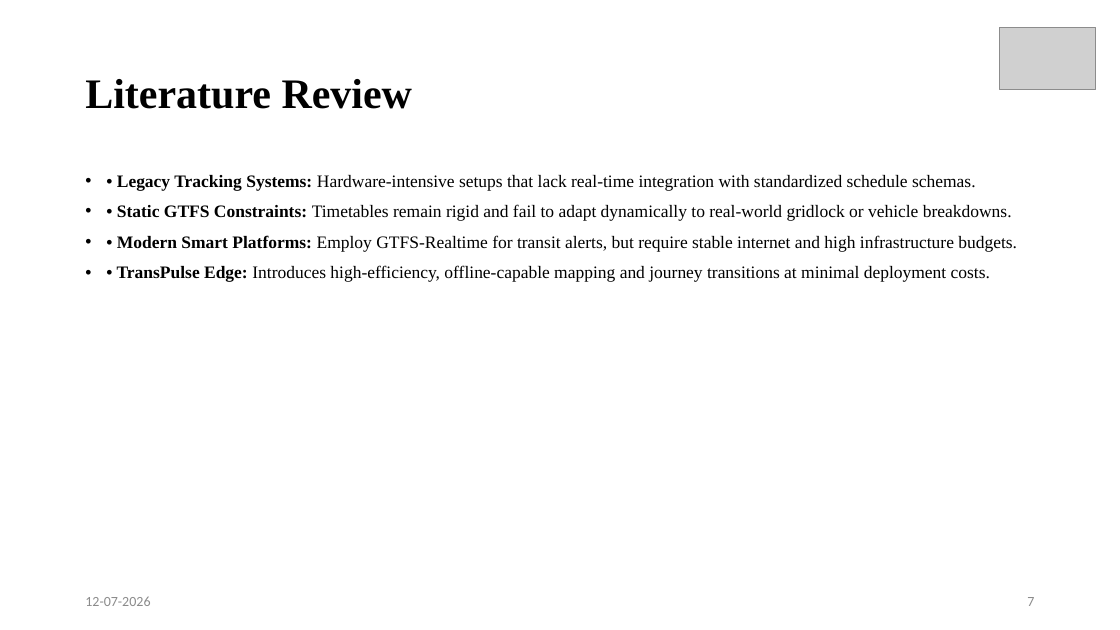
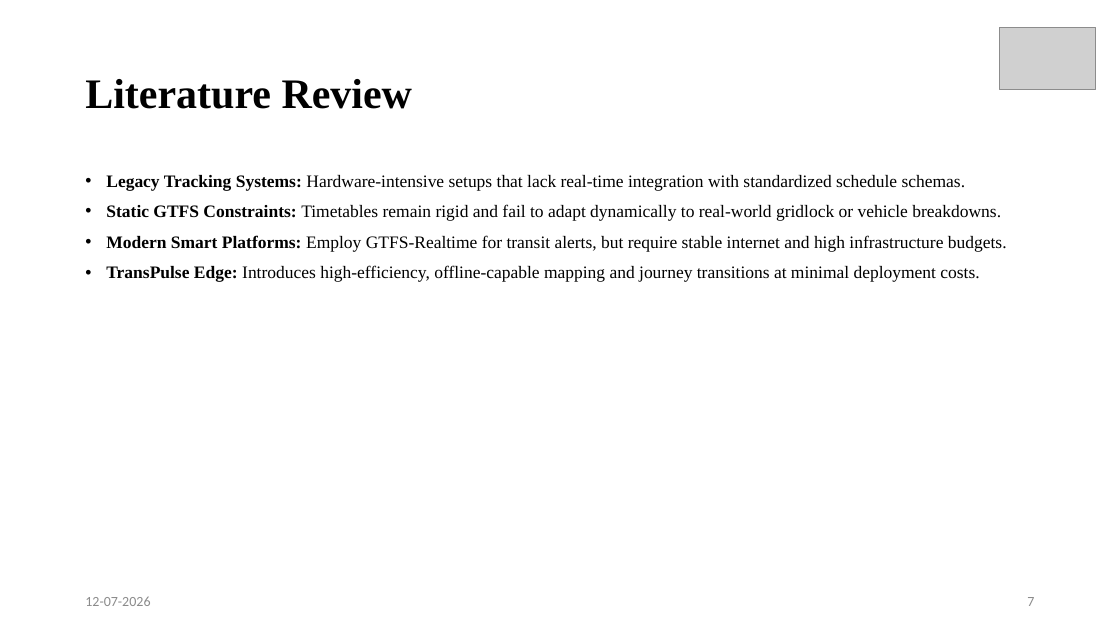
Before and after one commit to rajeshbendi60-maker/TransPulse, a slide deck: slide 7 of ppt/R24_Community_Project_PPT_Template.pptx. Drawn at 1120x630 pixels with LibreOffice and Linux fonts; fonts in the diff are those of the drawing; grey boxes stand for pictures. Boxes give left, top, right and bottom in pixels: in the first picture for what was removed or moved away, otherwise in the second. Text is boxed around its words. In the diff, an @@ line names an element or a change of style, - is before the commit and + after.

```diff
--- a/ppt/R24_Community_Project_PPT_Template.pptx
+++ b/ppt/R24_Community_Project_PPT_Template.pptx
@@ text at (106, 175, 1007, 282): text changed @@
-• • Legacy Tracking Systems: Hardware-intensive setups that lack real-time integration with standardized schedule schemas.
-• • Static GTFS Constraints: Timetables remain rigid and fail to adapt dynamically to real-world gridlock or vehicle breakdowns.
-• • Modern Smart Platforms: Employ GTFS-Realtime for transit alerts, but require stable internet and high infrastructure budgets.
-• • TransPulse Edge: Introduces high-efficiency, offline-capable mapping and journey transitions at minimal deployment costs.
+• Legacy Tracking Systems: Hardware-intensive setups that lack real-time integration with standardized schedule schemas.
+• Static GTFS Constraints: Timetables remain rigid and fail to adapt dynamically to real-world gridlock or vehicle breakdowns.
+• Modern Smart Platforms: Employ GTFS-Realtime for transit alerts, but require stable internet and high infrastructure budgets.
+• TransPulse Edge: Introduces high-efficiency, offline-capable mapping and journey transitions at minimal deployment costs.
```
Also in this commit, not shown: 17 other slides changed, 5 other files.
